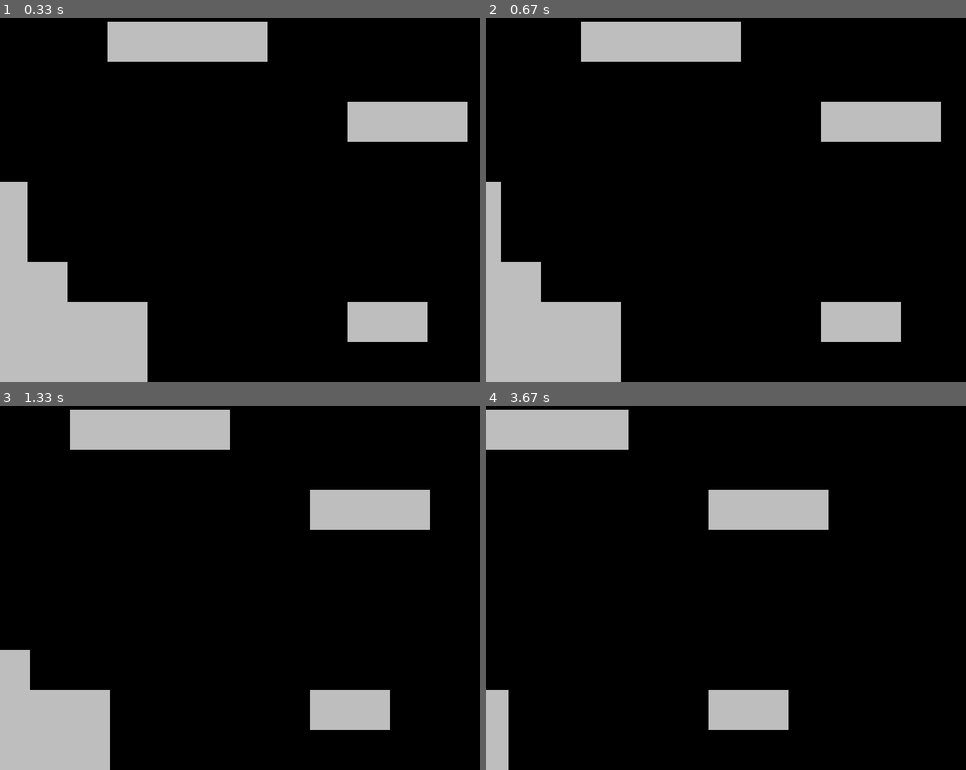
Above: before the commit, frames 1-4 (two rows, left to right).
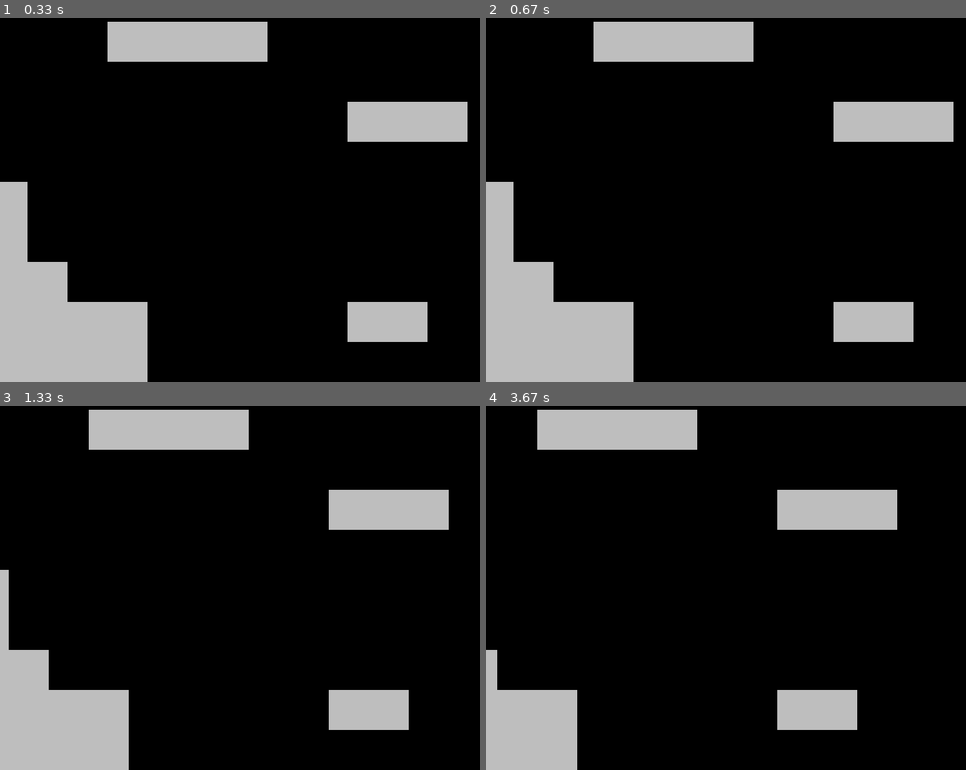
Above: after the commit, the same moments.

Repository: msaelices/pygames-experiments
Game: pygame game, started from frozen-platformer/main.py
The game is run twice, just before and just after one commit, with the same random seed, the same clock (stepped at 60 frames per second) and the same inputs.
Inputs:
- Up to frame 1 (0.33 s): no input
- Up to frame 2 (0.67 s): hold P from 0.33 s (still down)
- Up to frame 3 (1.33 s): release P at 0.8 s; hold P 0.83-1.3 s
- Up to frame 4 (3.67 s): tap P at 2.33 s

Frame 1 is identical in both runs. In frame 2, 3.2% of the frame differs, in the area x 3-98%, y 1-100%; in frame 3, 4.3%; in frame 4, 12%, in the area x 0-86%, y 1-100%.

Commit message:
Handle Pause/unpause controls

Diff:
--- a/frozen-platformer/game.py
+++ b/frozen-platformer/game.py
@@ -1,19 +1,38 @@
 import pygame
-import sys
 
 from config import FPS, SCREEN_WIDTH, SCREEN_HEIGHT
 from levels import Level
 
+# controls
+PAUSE = pygame.K_p
+
 class Game:
+    IDLE = 0
+    STARTED = 1
+    PAUSED = 2
+    GAME_OVER = 3
+
+    @property
+    def is_done(self):
+        return self.status == self.GAME_OVER
+
+    @property
+    def is_started(self):
+        return self.status == self.STARTED
+
+    @property
+    def is_paused(self):
+        return self.status == self.PAUSED
 
     def __init__(self):
         self.screen = pygame.display.set_mode((SCREEN_WIDTH, SCREEN_HEIGHT))
         self.level = Level(0, self.screen)
         self.clock = pygame.time.Clock()
         self.done = False
+        self.status = self.IDLE
 
     def start(self):
-        while not self.done:
+        while not self.is_done:
             self.handle_events()
             self.draw()
             self.clock.tick(FPS)
@@ -21,10 +40,17 @@
     def handle_events(self):
         for event in pygame.event.get():
             if event.type == pygame.QUIT:
-                pygame.quit()
-                sys.exit()
+                self.status = self.GAME_OVER
+            elif event.type == pygame.KEYDOWN:
+                if event.key == PAUSE:
+                    self.toggle_pause()
+
+    def toggle_pause(self):
+        self.status = self.STARTED if self.is_paused else self.PAUSED
 
     def draw(self):
         self.screen.fill('black')
-        self.level.run()
+        if not self.is_paused:
+            self.level.move_x(-1)
+        self.level.draw()
         pygame.display.update()
--- a/frozen-platformer/levels.py
+++ b/frozen-platformer/levels.py
@@ -46,7 +46,8 @@
                     tile = Tile(TILE_SIZE, (x * TILE_SIZE, y * TILE_SIZE))
                     self.tiles.add(tile)
 
-    def run(self):
-        # TODO: base this scroll on the player's input
-        self.tiles.update(-1)
+    def draw(self):
         self.tiles.draw(self.surface)
+
+    def move_x(self, x):
+        self.tiles.update(x)
